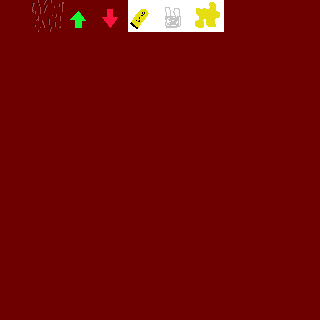
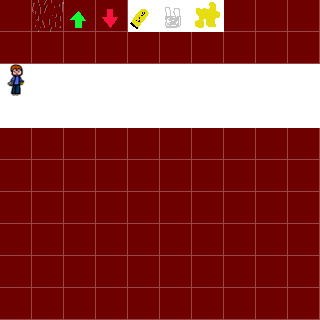
Layer changes from the first (320, 320) image to the second:
showed "Layer" over box(0, 0, 320, 320)
painted on "Background" over box(0, 64, 320, 128)
